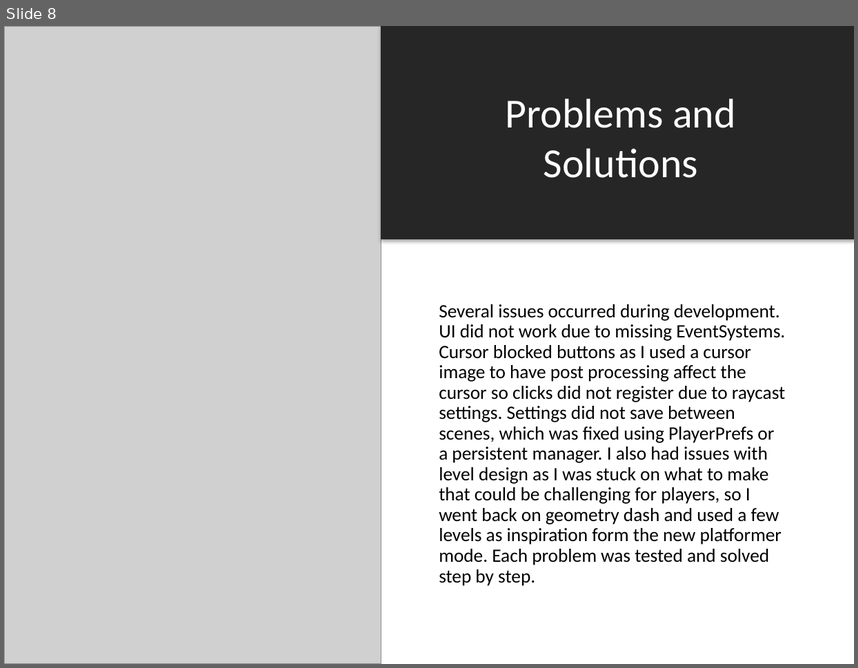
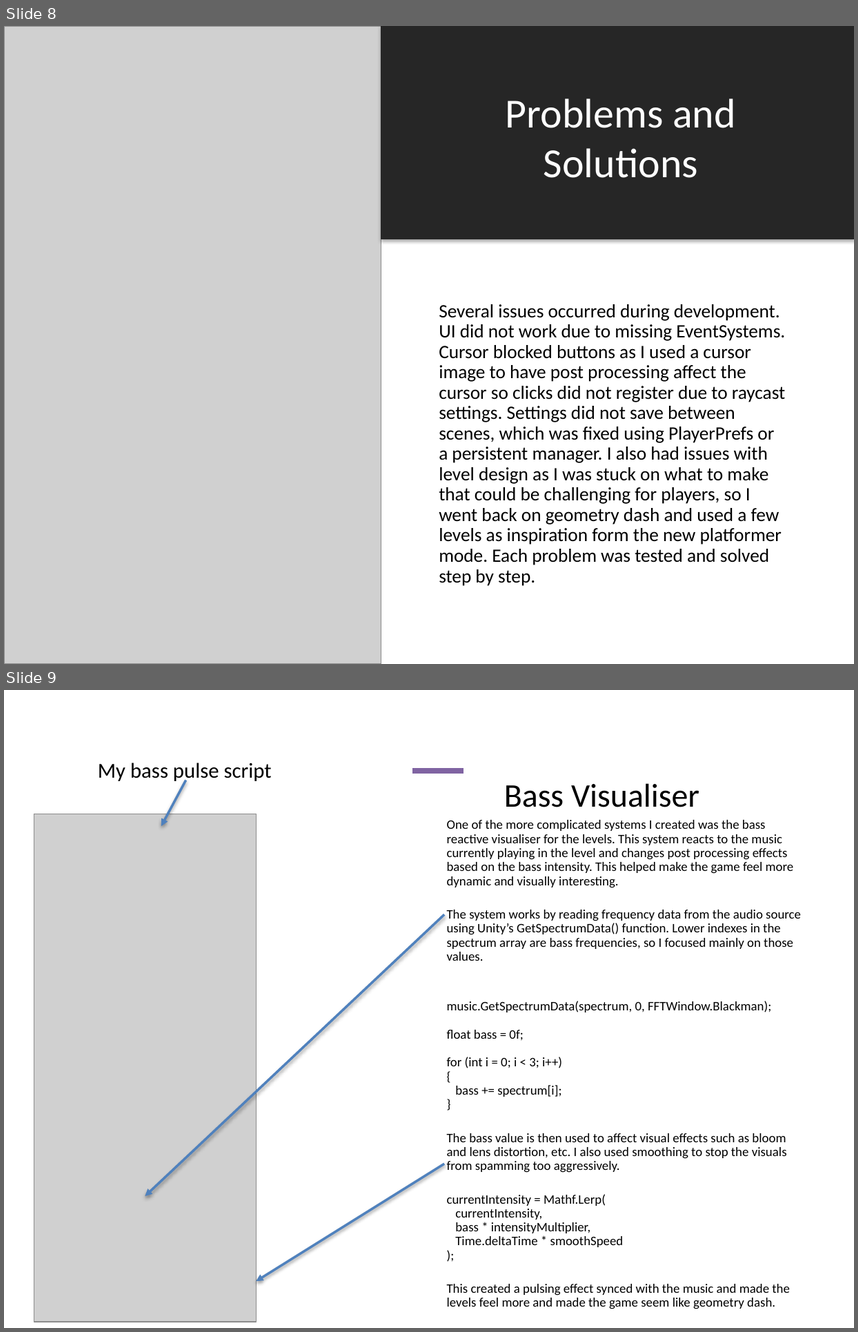
Before and after one commit to MEL55555/Game_Prototyping, a slide deck: Prototype 1/Design_Document_Prototype1.pptx. Shown one above the other, each under a label of ours: slide 8 before the commit, slides 8 and 9 after it. The pictures are 858x668 and 858x1332 pixels, drawn with LibreOffice and Linux fonts; fonts in the diff are those of the drawing; grey boxes stand for pictures. Boxes give left, top, right and bottom in pixels: in the first picture for what was removed or moved away, otherwise in the second. Text is boxed around its words. In the diff, an @@ line names an element or a change of style, - is before the commit and + after.

```diff
--- a/Prototype 1/Design_Document_Prototype1.pptx
+++ b/Prototype 1/Design_Document_Prototype1.pptx
@@ slide 9 added at (4,690,854,1328), background #FFFFFF @@
@@ text added at (98,762,272,783), 18 pt, text #000000 @@
+My bass pulse script
@@ line added from (413, 771) to (464, 771), #8064A2 4.5 pt @@
@@ arrow added from (186, 780) to (161, 826), #4F81BD 2 pt @@
@@ title added at (504,783,700,807), 28 pt, text #000000 @@
+Bass Visualiser
@@ picture added at (34,814,256,1321) @@
@@ text added at (447,820,801,1309), 11 pt, text #000000 @@
+One of the more complicated systems I created was the bass reactive visualiser for the levels. This system reacts to the music currently playing in the level and changes post processing effects based on the bass intensity. This helped make the game feel more dynamic and visually interesting.
+The system works by reading frequency data from the audio source using Unity’s GetSpectrumData() function. Lower indexes in the spectrum array are bass frequencies, so I focused mainly on those values.
+music.GetSpectrumData(spectrum, 0, FFTWindow.Blackman);
+float bass = 0f;
+for (int i = 0; i < 3; i++)
+{
+bass += spectrum[i];
+}
+The bass value is then used to affect visual effects such as bloom and lens distortion, etc. I also used smoothing to stop the visuals from spamming too aggressively.
+currentIntensity = Mathf.Lerp(
+currentIntensity,
+bass * intensityMultiplier,
+Time.deltaTime * smoothSpeed
+);
+This created a pulsing effect synced with the music and made the levels feel more and made the game seem like geometry dash.
@@ arrow added from (444, 914) to (145, 1196), #4F81BD 2 pt @@
@@ arrow added from (444, 1163) to (257, 1281), #4F81BD 2 pt @@
```
Also in this commit, not shown: 2 other slides added.
